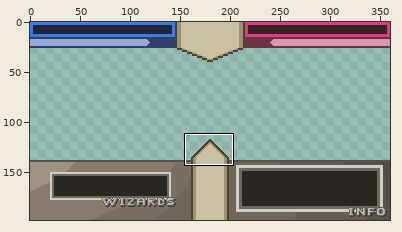
Edited in one commit: sprite sheet (res/ui/ingame_overlay.png). Above, an overview of the earlier version with the close-up marked.
Close-up. Before the commit:
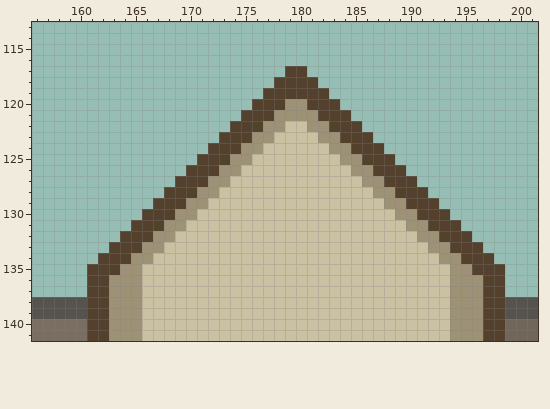
Colours within 5 levels of each other are drawn and written as one. Shown: x 156..201, y 113..141. The commit also changed other parts of the picture, which this record leaves out.
And afterwards:
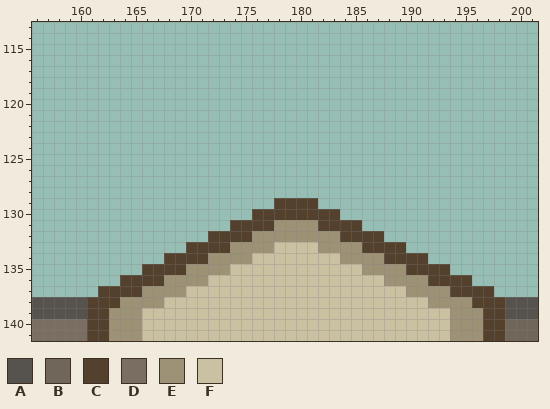
Palette (. is transparent): A #56524d  B #71665a  C #53412e  D #7a6e62  E #9d9176  F #cac0a2
Changes in this commit:
file 1440x792 -> 360x198 pixels (blocks of 4x4 -> 1x1; one block is one cell here)
@@ x 156..201 @@
 116 ..............................................
-117 .......................CC.....................
-118 ......................CCCC....................
-119 .....................CCCCCC...................
-120 ....................CCCEECCC..................
-121 ...................CCCEEEECCC.................
-122 ..................CCCEEFFEECCC................
-123 .................CCCEEFFFFEECCC...............
-124 ................CCCEEFFFFFFEECCC..............
-125 ...............CCCEEFFFFFFFFEECCC.............
-126 ..............CCCEEFFFFFFFFFFEECCC............
-127 .............CCCEEFFFFFFFFFFFFEECCC...........
-128 ............CCCEEFFFFFFFFFFFFFFEECCC..........
-129 ...........CCCEEFFFFFFFFFFFFFFFFEECCC.........
-130 ..........CCCEEFFFFFFFFFFFFFFFFFFEECCC........
-131 .........CCCEEFFFFFFFFFFFFFFFFFFFFEECCC.......
-132 ........CCCEEFFFFFFFFFFFFFFFFFFFFFFEECCC......
-133 .......CCCEEFFFFFFFFFFFFFFFFFFFFFFFFEECCC.....
-134 ......CCCEEFFFFFFFFFFFFFFFFFFFFFFFFFFEECCC....
-135 .....CCCEEFFFFFFFFFFFFFFFFFFFFFFFFFFFFEECCC...
-136 .....CCEEEFFFFFFFFFFFFFFFFFFFFFFFFFFFFEEECC...
-137 .....CCEEEFFFFFFFFFFFFFFFFFFFFFFFFFFFFEEECC...
-138 AAAAACCEEEFFFFFFFFFFFFFFFFFFFFFFFFFFFFEEECCAAA
+117 ..............................................
+118 ..............................................
+119 ..............................................
+120 ..............................................
+121 ..............................................
+122 ..............................................
+123 ..............................................
+124 ..............................................
+125 ..............................................
+126 ..............................................
+127 ..............................................
+128 ..............................................
+129 ......................CCCC....................
+130 ....................CCCCCCCC..................
+131 ..................CCCCEEEECCCC................
+132 ................CCCCEEEEEEEECCCC..............
+133 ..............CCCCEEEEFFFFEEEECCCC............
+134 ............CCCCEEEEFFFFFFFFEEEECCCC..........
+135 ..........CCCCEEEEFFFFFFFFFFFFEEEECCCC........
+136 ........CCCCEEEEFFFFFFFFFFFFFFFFEEEECCCC......
+137 ......CCCCEEEEFFFFFFFFFFFFFFFFFFFFEEEECCCC....
+138 AAAAACCCEEEEFFFFFFFFFFFFFFFFFFFFFFFFEEEECCCAAA
 139 AAAAACCEEEFFFFFFFFFFFFFFFFFFFFFFFFFFFFEEECCAAA
Pixel boxes of the changes (left, top, right, bottom) in both close-ups:
changed: (87, 66, 505, 308)
